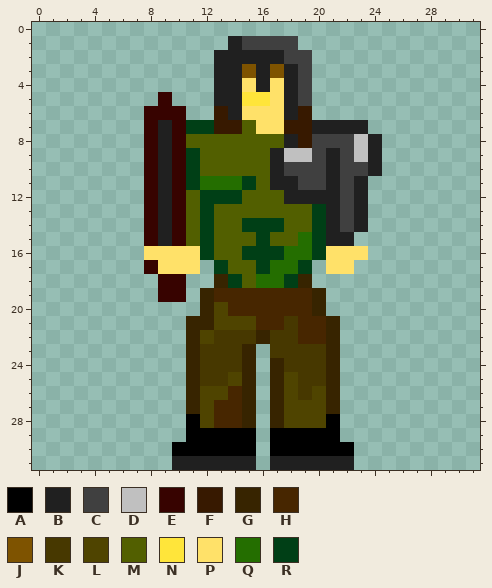
Pixel-art sprite, stored at sprites/images/sprite_playerWSword_2.png. That is the earlier state.
The file is 32x32 pixels.
Palette (. is transparent): A #000000  B #202020  C #404040  D #c0c0c0  E #370300  F #371900  G #372400  H #472600  J #7e5300  K #473800  L #4f4400  M #525f00  N #ffe53a  P #ffe169  Q #246e00  R #003f16
Pixels before, first column x 8:
 1 ......BCCCC......
 2 .....BBBBBCC.....
 3 .....BBJBJBC.....
 4 .....BBPBPBC.....
 5 .E...BBNNPBC.....
 6 EEE..FBPPPBF.....
 7 EBERRFFMPPFFBBBB.
 8 EBEMMMMMMMBFCCCDB
 9 EBERMMMMMBDDCBCDB
10 EBERMMMMMBCCCBCCB
11 EBERQQQRMBBCCBCB.
12 EBEMRRRMMMBBBBCB.
13 EBEMRMMMMMMMRBCB.
14 EBEMRMMRRRMMRBCB.
15 EBEMRMMMRMMQRBB..
16 PPPPRMMRRRQQRPPP.
17 EPPP.RMMRQQR.PP..
18 .EE..GRMQQRG.....
19 .EE.GHHHHHHHG....
20 ....GLHHHHHHG....
21 ...GGLLLHHKHHG...
22 ...GLKKKGKKHHG...
23 ...GKKKG.KKKKG...
24 ...GKKKG.GKKKG...
25 ...GKKLG.GLKKG...
26 ...GLLHG.GLKLG...
27 ...GLHHG.GLLLG...
28 ...ALHHG.GLLLA...
29 ...AAAAA.AAAAA...
30 ..AAAAAA.AAAAAA..
31 ..BBBBBB.BBBBBB..
Now the later version:
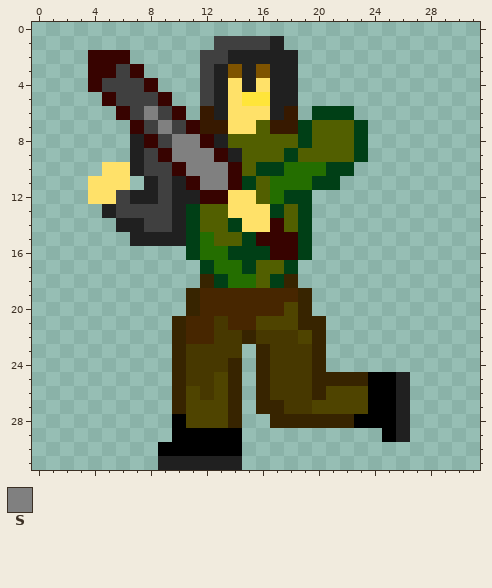
Colours new in this view: S #808080
Diff:
Changed rows in their new state; - is an unchanged pixel.
first column x 4:
 1 ---------CC--B.--------
 2 EEE-----CC----B.-------
 3 EECE----C-JBJB-.-------
 4 ECCCE---C-PBPB-.-------
 5 -ECCC---C-P--B-.-------
 6 --ECSC--FBP--BF.RRR----
 7 ---ECSCEF-PPMF-RMMMR---
 8 ---B-CSSEB----MRMMMR.--
 9 ---BCESSSEB--MRMMMMR.--
10 -PPBCC-SSSE-RRQQQRR..--
11 PPP-BCBESSE--QQQRR..---
12 PPCBBCBBEEPP-QRR....---
13 -BCCCCBRM-PPPR-R....---
14 --BBCCBRM-RPPE-R....---
15 ---BB-BRQ--REEER...----
16 ----...RQQR--EER....---
17 ----....RQQRMMR.-..----
18 -----..-GRQQMRG.-------
19 -----..GH------G.------
20 -------GHH----LG.------
21 ------GHHKHHLLLGG.-----
22 ------GHH--GK--LG.-----
23 ------GK---.G---G.-----
24 ------GK--G.GK--G.-----
25 ------GK-LG.GKK-G-GGAAB
26 ------GLK-G.GKK-GLLLAAB
27 ------GL-LG.G-KK-LLLAAB
28 ------AL-LG.--GGGGGAAAB
29 ------A----.-.....---AB
30 -----A-----.-......----
31 -----B-----.-......----
Where, in picture pixels (left, top, right, bottom), the same in both pictures:
changed: (88, 36, 410, 470)
